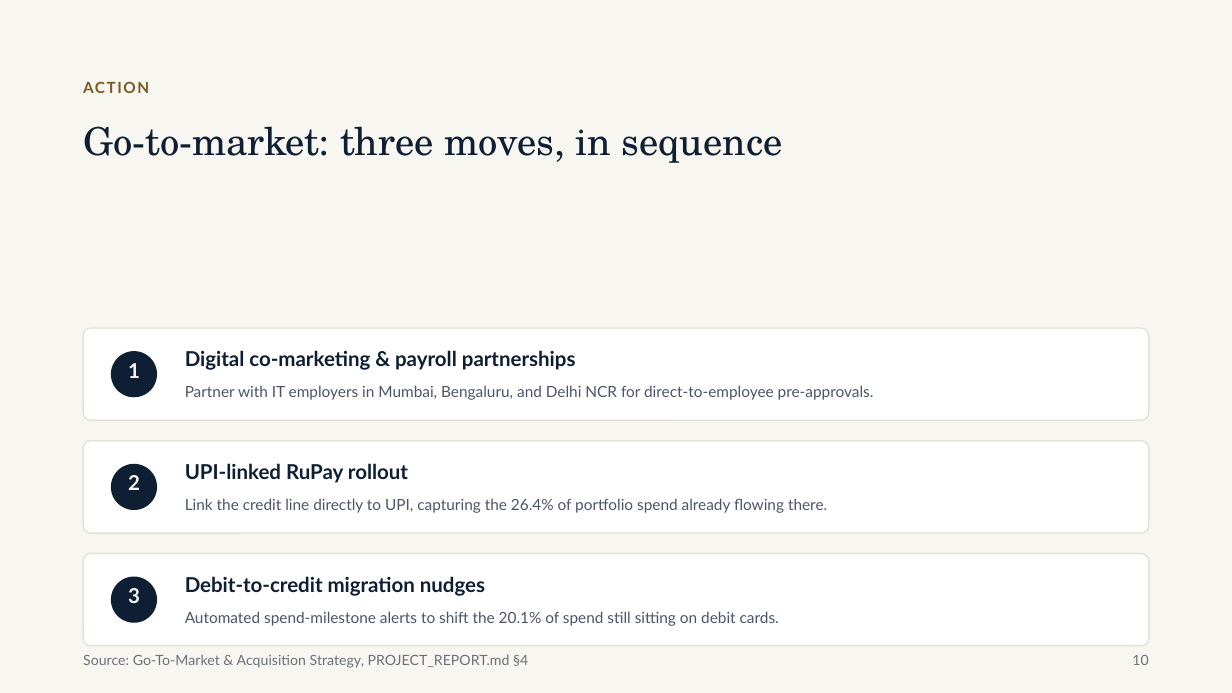
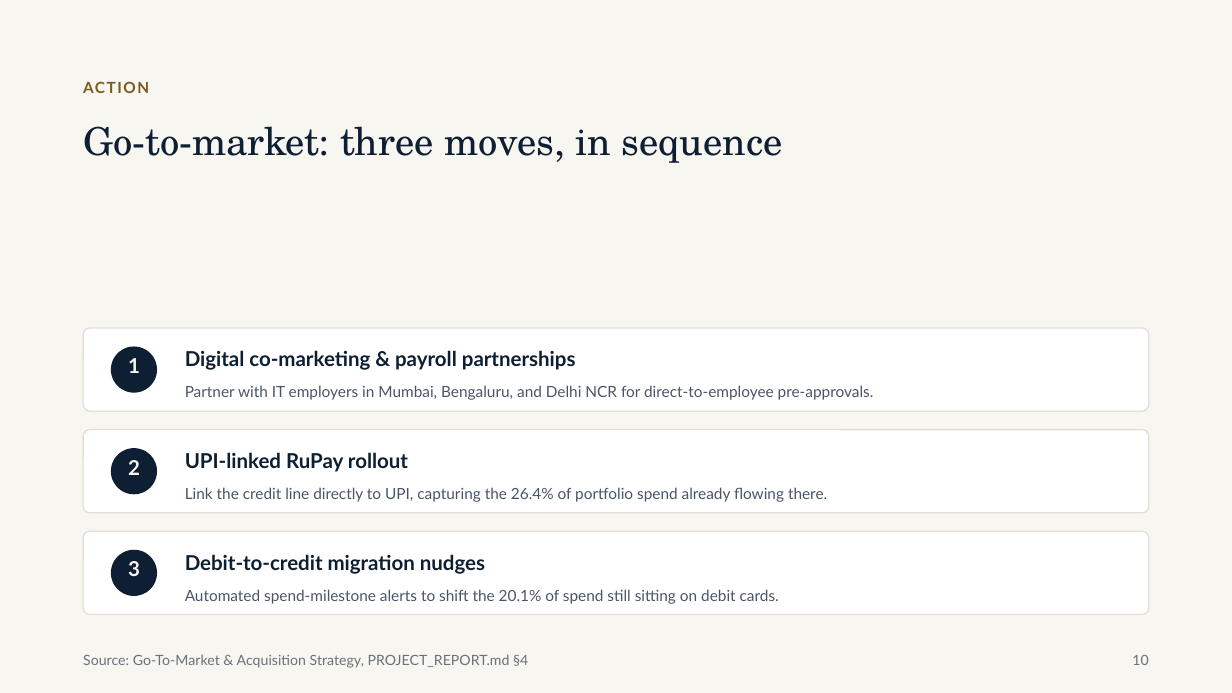
Before and after one commit to morid648/banking-tableau-dashboard, a slide deck: slide 10 of presentation/Mitron_Bank_Credit_Card_Launch_Strategy.pptx. Drawn at 1232x693 pixels with LibreOffice and Linux fonts; fonts in the diff are those of the drawing. Boxes give left, top, right and bottom in pixels: in the first picture for what was removed or moved away, otherwise in the second. Text is boxed around its words. In the diff, an @@ line names an element or a change of style, - is before the commit and + after.

```diff
--- a/presentation/Mitron_Bank_Credit_Card_Launch_Strategy.pptx
+++ b/presentation/Mitron_Bank_Credit_Card_Launch_Strategy.pptx
@@ rounded rectangle: place and size @@
-rounded rectangle at (83, 328, 1149, 421)
+rounded rectangle at (83, 328, 1149, 411)
@@ text "1": place and size @@
-text "1" at (128, 363, 140, 378)
+text "1" at (128, 358, 140, 373)
@@ ellipse: place and size @@
-ellipse at (111, 351, 157, 397)
+ellipse at (111, 347, 157, 393)
@@ rounded rectangle: place and size @@
-rounded rectangle at (83, 441, 1149, 533)
+rounded rectangle at (83, 430, 1149, 513)
@@ ellipse: place and size @@
-ellipse at (111, 464, 157, 510)
+ellipse at (111, 448, 157, 494)
@@ text "UPI-linked RuPay rollout": place and size @@
-text "UPI-linked RuPay rollout" at (185, 463, 408, 483)
+text "UPI-linked RuPay rollout" at (185, 452, 408, 472)
@@ text "2": place and size @@
-text "2" at (128, 475, 140, 490)
+text "2" at (128, 460, 140, 475)
@@ text "Link the credit line directly ...": place and size @@
-text "Link the credit line directly ..." at (185, 498, 827, 513)
+text "Link the credit line directly ..." at (185, 487, 827, 502)
@@ rounded rectangle: place and size @@
-rounded rectangle at (83, 554, 1149, 646)
+rounded rectangle at (83, 531, 1149, 615)
@@ 2 texts, 1 ellipse: place and size @@
-2 texts, 1 ellipse at (111, 577, 779, 626)
+2 texts, 1 ellipse at (111, 550, 779, 604)
@@ text "Debit-to-credit migration nudges": place and size @@
-text "Debit-to-credit migration nudges" at (185, 576, 485, 596)
+text "Debit-to-credit migration nudges" at (185, 554, 485, 574)
```
Also in this commit, not shown: 3 other slides changed.
